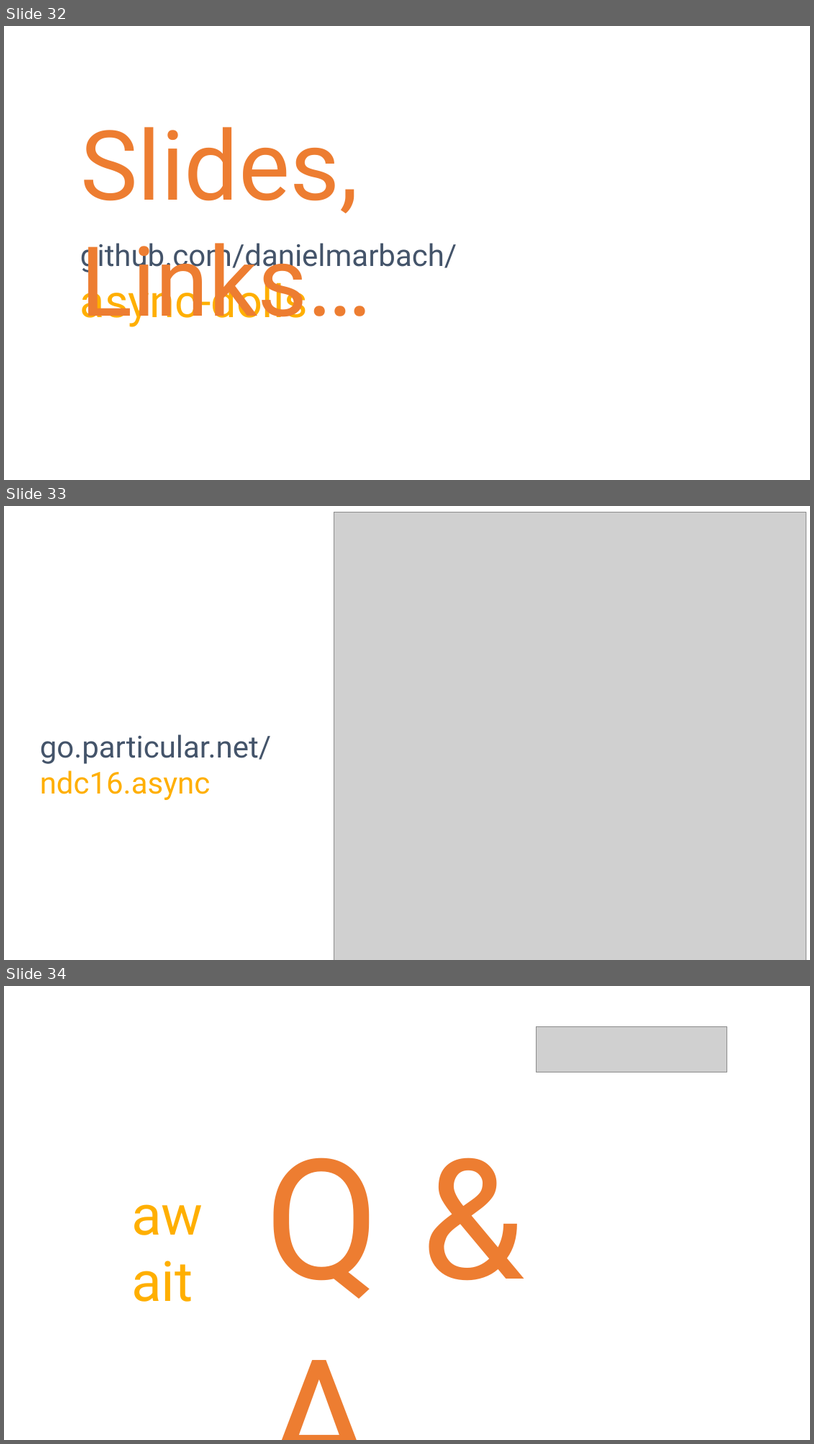
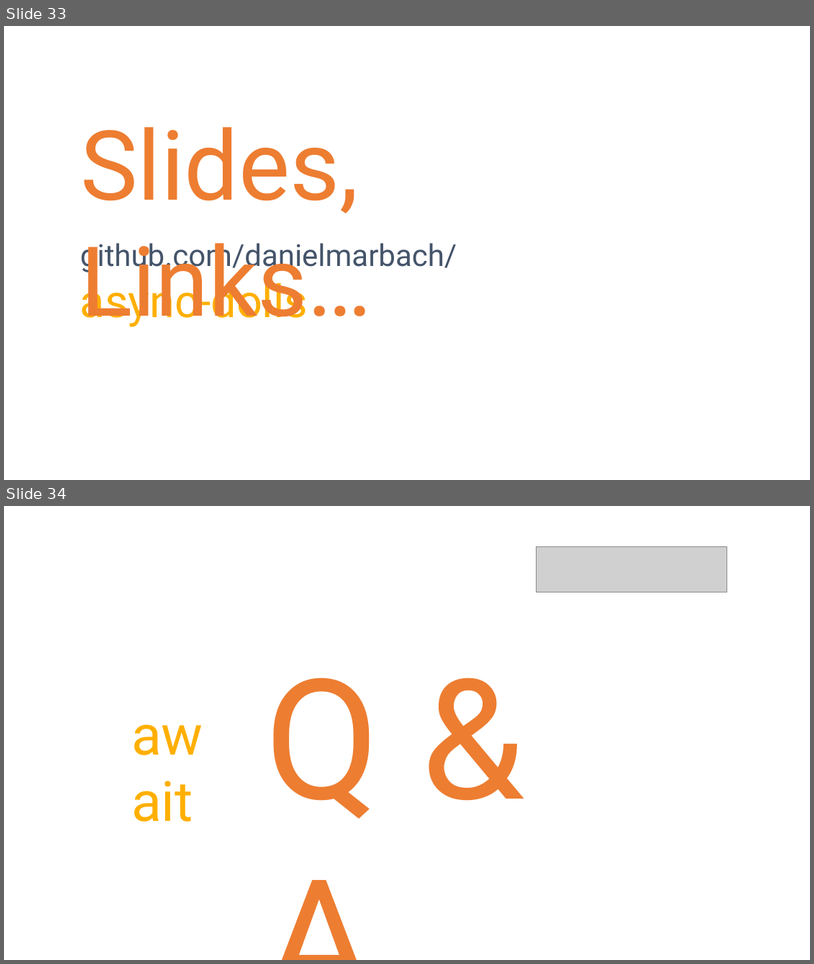
Before and after one commit to danielmarbach/async-dolls, a slide deck: presentation.pptx. Shown one above the other, each under a label of ours: slides 32, 33 and 34 before the commit, slides 33 and 34 after it. The pictures are 814x1444 and 814x964 pixels, drawn with LibreOffice and Linux fonts; fonts in the diff are those of the drawing; grey boxes stand for pictures. Boxes give left, top, right and bottom in pixels: in the first picture for what was removed or moved away, otherwise in the second. Text is boxed around its words. In the diff, an @@ line names an element or a change of style, - is before the commit and + after.

```diff
--- a/presentation.pptx
+++ b/presentation.pptx
@@ slide 33 removed at (4, 506, 810, 960), background #FFFFFF @@
@@ picture removed at (334, 512, 806, 960) @@
@@ text removed at (40, 734, 271, 800) @@
-go.particular.net/ndc16.async
@@ what was slide 32 is now slide 33 @@
```
Also in this commit, not shown: 1 slide changed, 3 slides added, 1 other slide removed, 1 other file.
